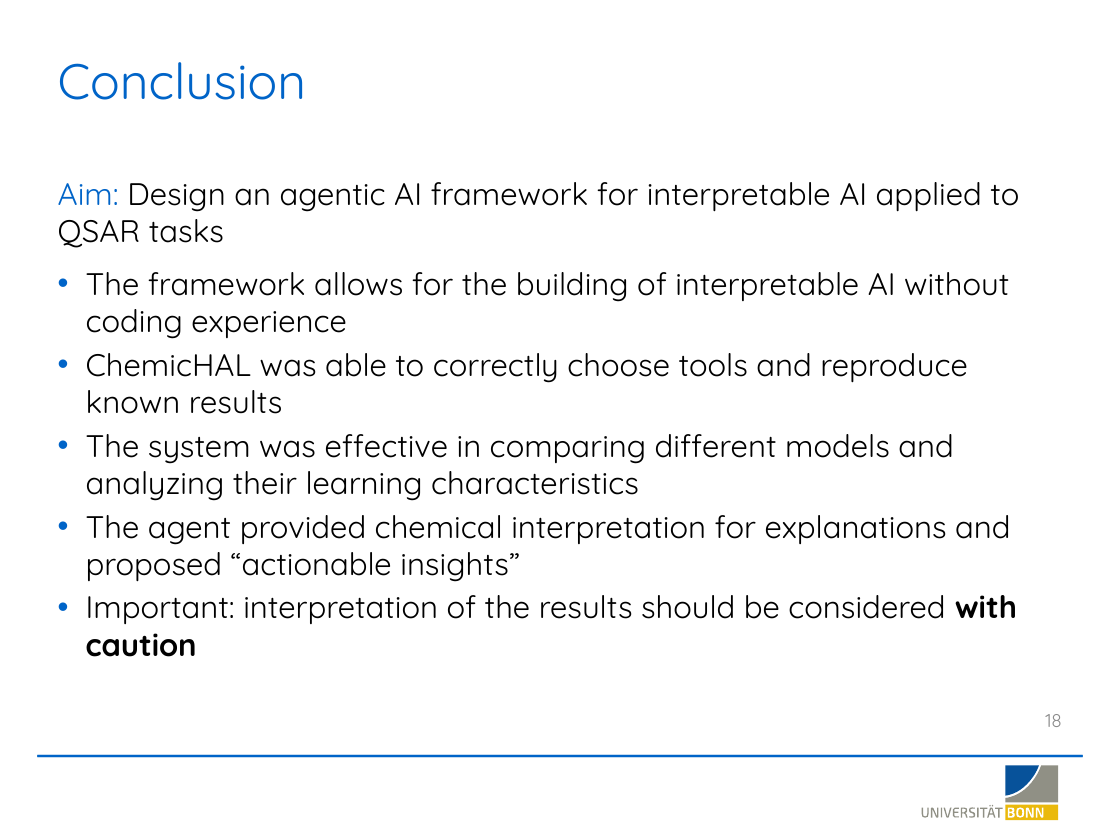
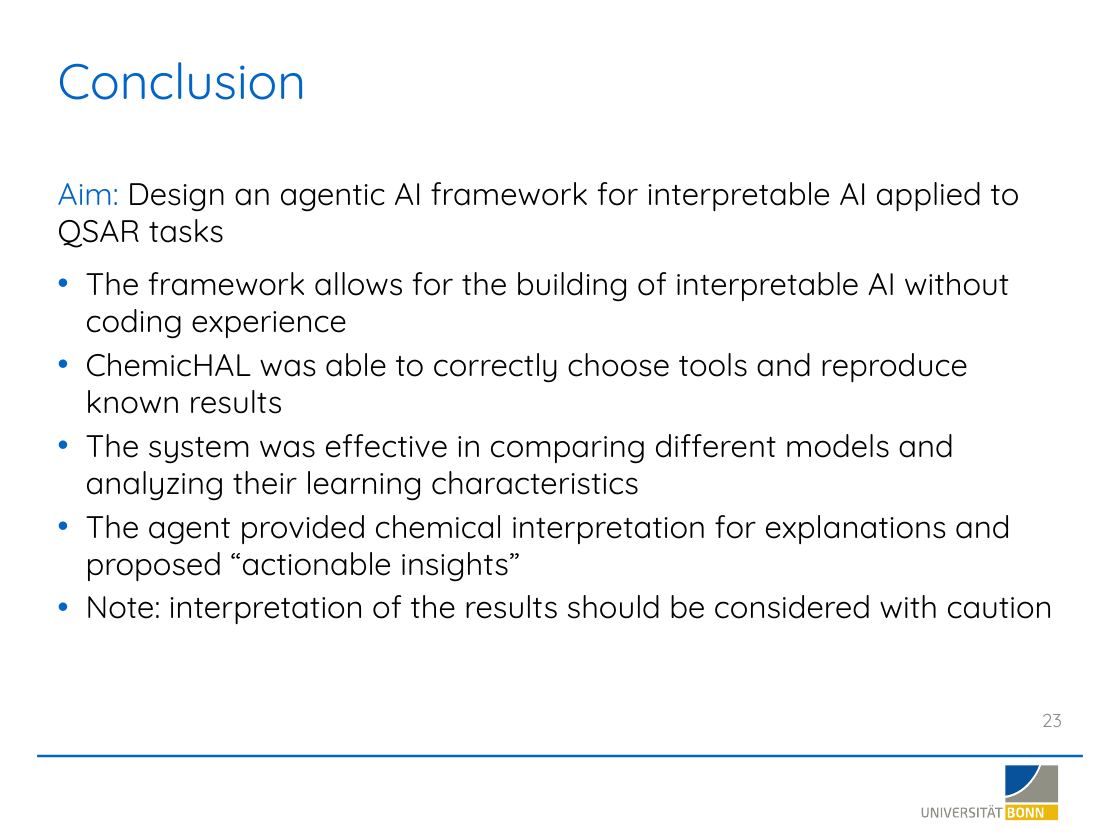
Before and after one commit to LSI-Uni-Bonn/ChemicHAL, a slide deck: slide 23 of slides/AI_Agent_Explainability.pptx (slide 18 before the commit). Drawn at 1120x840 pixels with LibreOffice and Linux fonts; fonts in the diff are those of the drawing; background and template pictures are left out. Boxes give left, top, right and bottom in pixels: in the first picture for what was removed or moved away, otherwise in the second. Text is boxed around its words. In the diff, an @@ line names an element or a change of style, - is before the commit and + after.

```diff
--- a/slides/AI_Agent_Explainability.pptx
+++ b/slides/AI_Agent_Explainability.pptx
@@ text at [86, 595, 1053, 625]: text changed @@
-• Important: interpretation of the results should be considered with caution
+• Note: interpretation of the results should be considered with caution
@@ page number at [1042, 714, 1062, 727]: text changed @@
-18
+23
```
Also in this commit, not shown: 2 other slides changed, 5 slides added.
